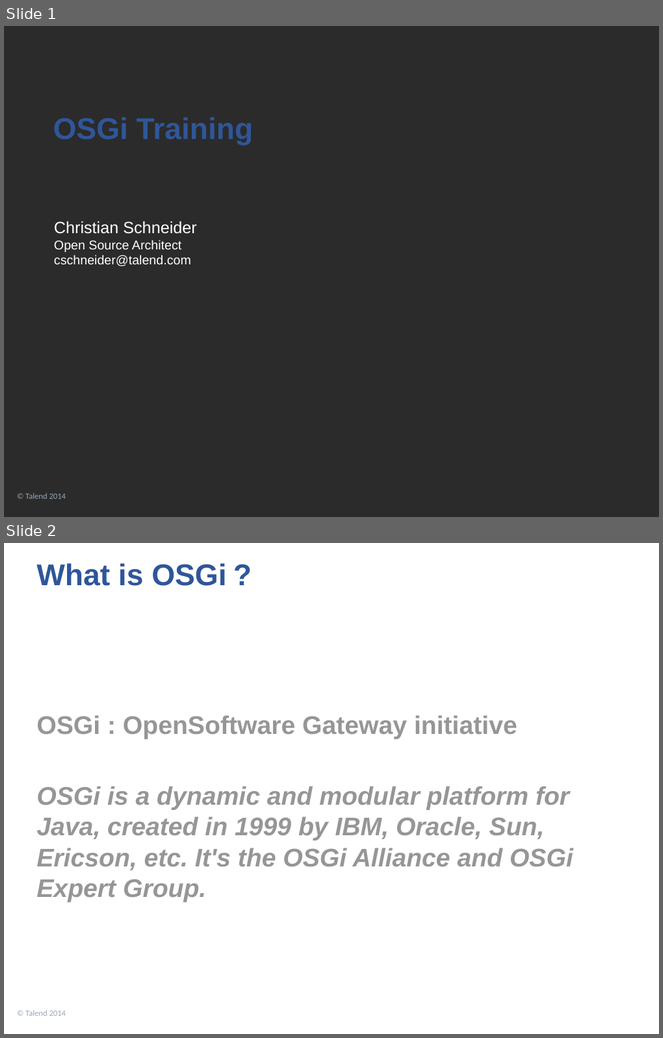
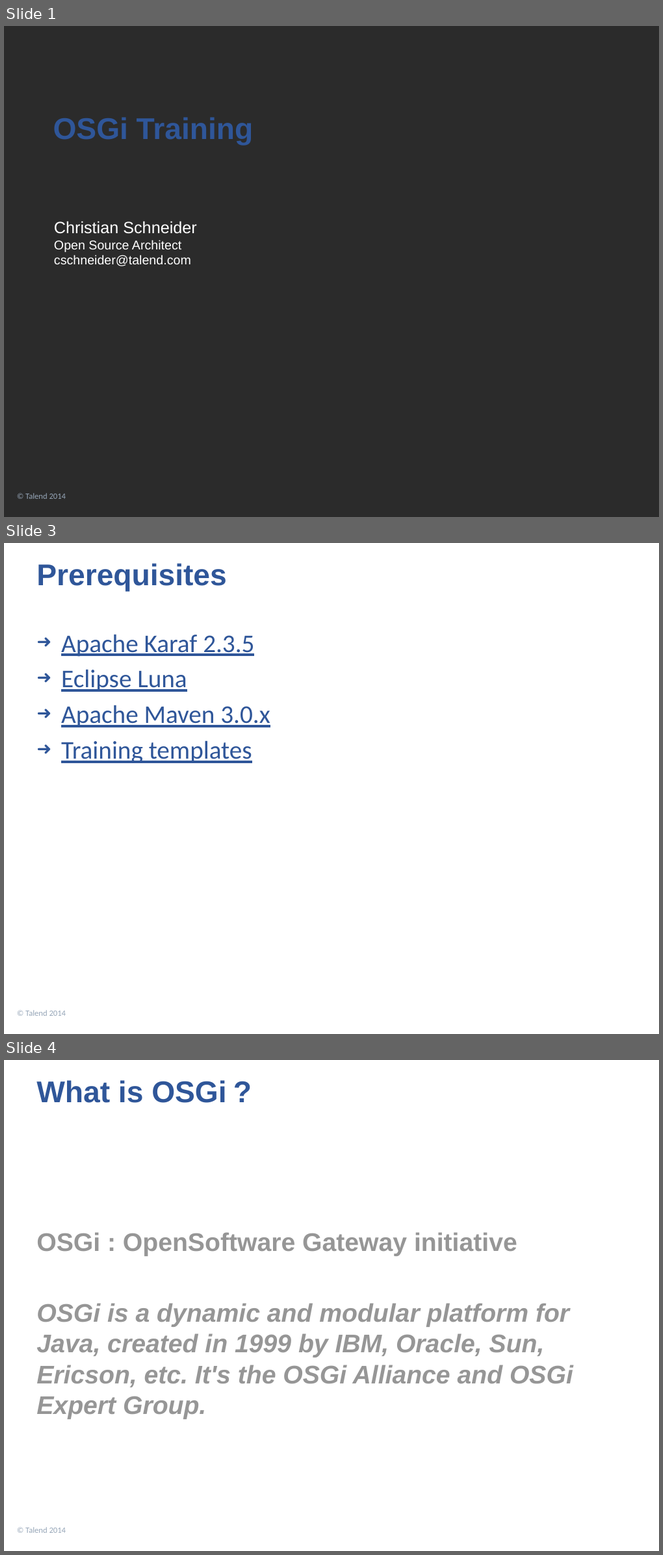
Before and after one commit to cschneider/training_osgi, a slide deck: Training OSGi.pptx. Shown one above the other, each under a label of ours: slides 1 and 2 before the commit, slides 1, 3 and 4 after it; the slides between them are not shown. The pictures are 663x1038 and 663x1555 pixels, drawn with LibreOffice and Linux fonts; fonts in the diff are those of the drawing; background and template pictures are left out; a plain dark background stands for a picture behind light text. Boxes give left, top, right and bottom in pixels: in the first picture for what was removed or moved away, otherwise in the second. Text is boxed around its words. In the diff, an @@ line names an element or a change of style, - is before the commit and + after.

Commit message:
Added prerequisites

```diff
--- a/Training OSGi.pptx
+++ b/Training OSGi.pptx
@@ slide 3 added at [4,543,659,1034], background picture (left out); not listed: 1 template element that a slide beside it also shows @@
@@ title added at [36,563,226,591], 33 pt, text #2F5699, bold @@
+Prerequisites
@@ text added at [61,634,270,763], 28 pt, text #2F5699, underline @@
+➜ Apache Karaf 2.3.5
+➜ Eclipse Luna
+➜ Apache Maven 3.0.x
+➜ Training templates
@@ what was slide 2 is now slide 4 @@
```
Also in this commit, not shown: 2 other slides added.
